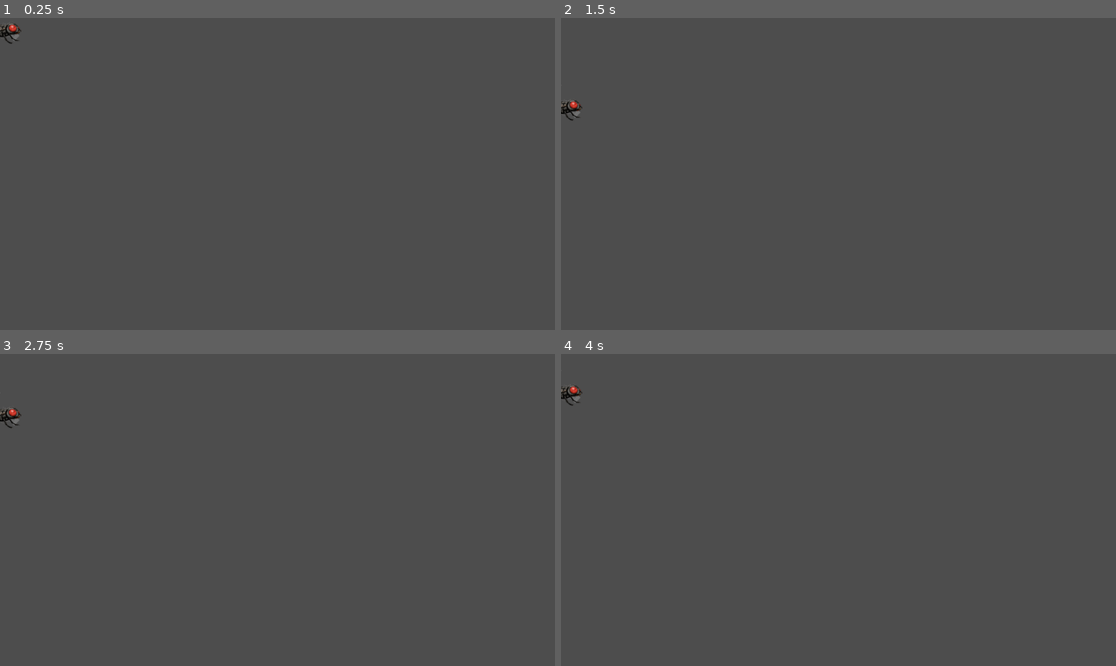
Above: before the commit, frames 1-4 (two rows, left to right).
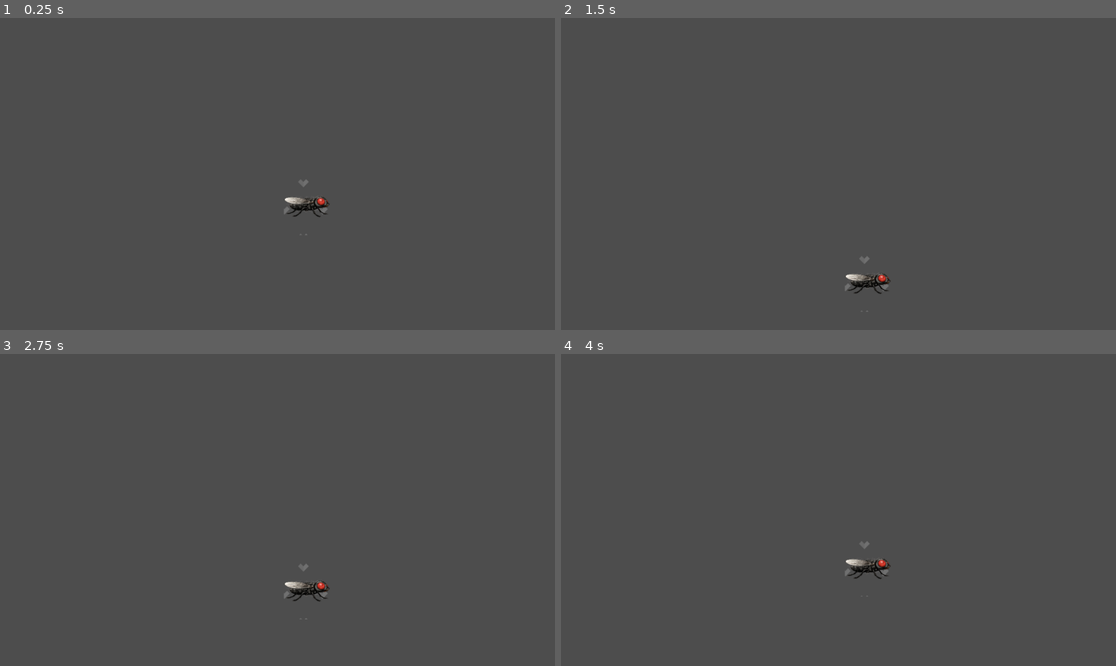
Above: after the commit, the same moments.

Repository: shrinkray/sticky-fix-project
Game: Godot game, scene res://world.tscn
Same seed, same stepped clock (60 frames per second), same inputs: the game is played once before the commit and once after it.
Inputs (mouse positions are in pixels of both pictures, inside the frame that each line leads up to):
- Up to frame 1 (0.25 s): no input
- Up to frame 2 (1.5 s): move the mouse to (960, 158) at 0.52 s; click (960, 158) at 0.67 s; move the mouse to (727, 189) at 1.27 s; click (727, 189) at 1.42 s
- Up to frame 3 (2.75 s): move the mouse to (333, 441) at 2.02 s; click (333, 441) at 2.17 s
- Up to frame 4 (4 s): move the mouse to (810, 572) at 2.77 s; click (810, 572) at 2.92 s; move the mouse to (1005, 556) at 3.52 s; click (1005, 556) at 3.67 s

The runs differ from the first frame. In frame 1, 0.4% of the frame differs, in the area x 0-60%, y 1-70%; in frame 2, 0.4%; in frame 3, 0.4%; in frame 4, 0.4%.

Commit message:
feat: commit world setup

Diff:
--- a/world.tscn
+++ b/world.tscn
@@ -1,11 +1,12 @@
 [gd_scene format=3 uid="uid://clm7x6yi3nepe"]
 
-[ext_resource type="Texture2D" path="res://fly_right.png" id="1_f3sb7"]
+[ext_resource type="Texture2D" uid="uid://cw4vrnekvgq7e" path="res://sprites/fly_right.png" id="1_f3sb7"]
 [ext_resource type="Script" uid="uid://biwk7ruvd12f5" path="res://player.gd" id="1_fj7yv"]
 
 [node name="World" type="Node2D" unique_id=1275528887]
 
 [node name="Player" type="CharacterBody2D" parent="." unique_id=1015331060]
+position = Vector2(640, 360)
 script = ExtResource("1_fj7yv")
 
 [node name="Sprite2D" type="Sprite2D" parent="Player" unique_id=307442327]
Binary file removed: fly_right.png
